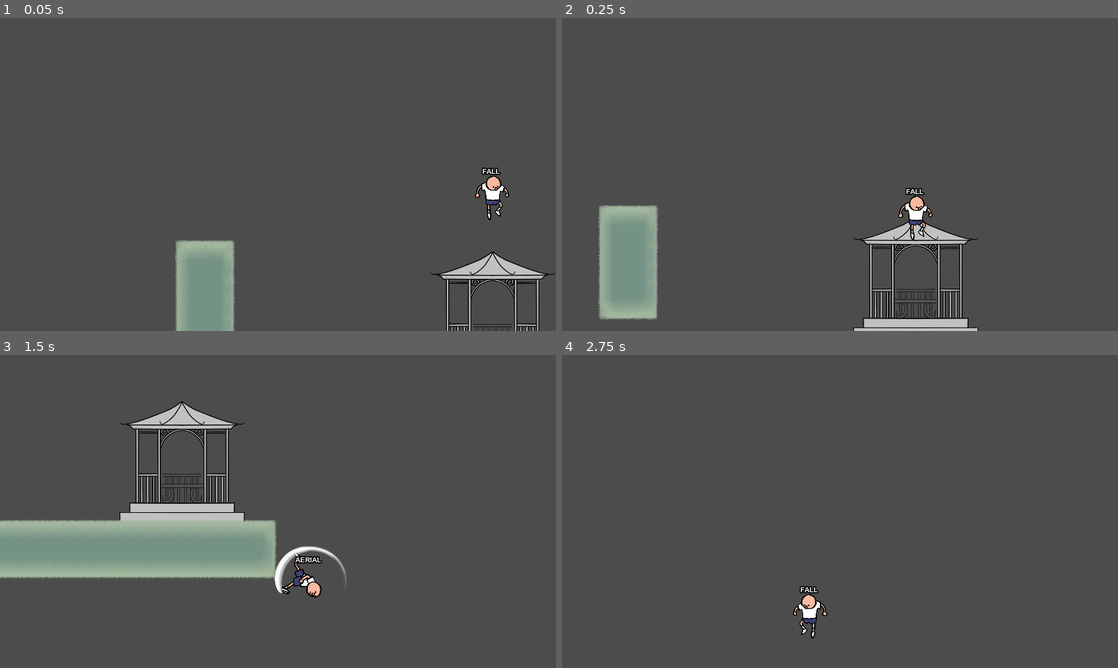
Above: before the commit, frames 1-4 (two rows, left to right).
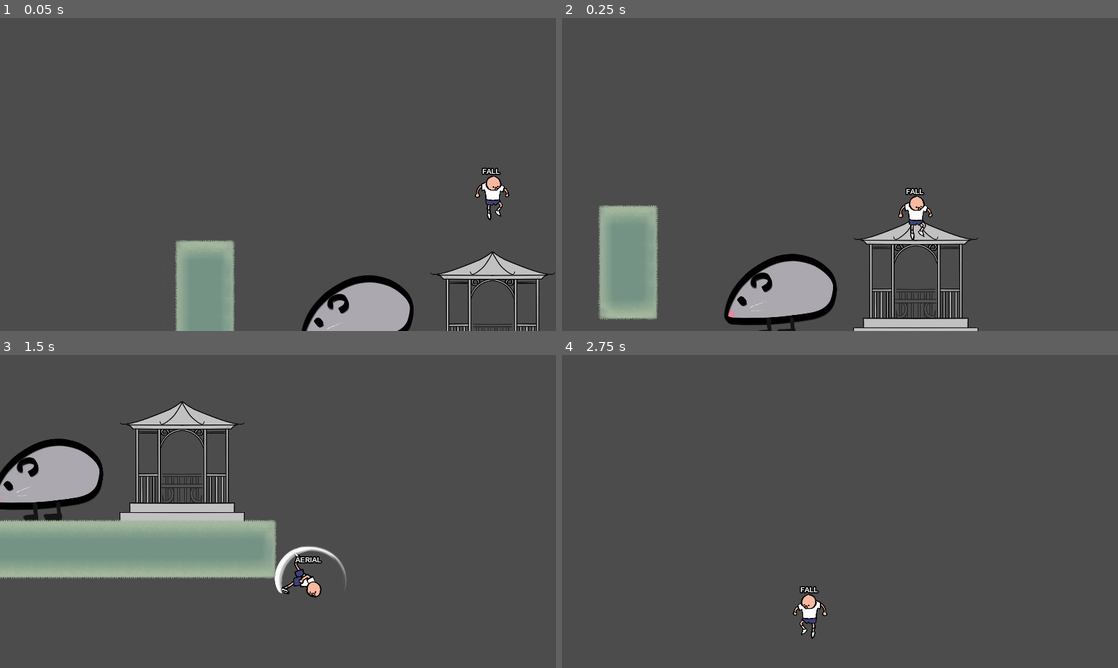
Above: after the commit, the same moments.

Repository: kevinpliang/POSY
Game: Godot game, scene res://game/Main.tscn
Two runs of this game, one before a commit and one after it. Both use one fixed random seed, a clock stepped at 60 frames per second and the inputs below.
Inputs:
- Up to frame 1 (0.05 s): no input
- Up to frame 2 (0.25 s): no input
- Up to frame 3 (1.5 s): hold Right (ui_right) from 0.53 s (still down); tap P (a) at 0.6, 1.35 s; tap Up (ui_up) at 0.77 s
- Up to frame 4 (2.75 s): tap Up (ui_up) at 1.52 s; release Right (ui_right) at 2.03 s; hold Left (ui_left) from 2.03 s (still down); tap P (a) at 2.1 s

The runs differ from the first frame. In frame 1, 2.8% of the frame differs, in the area x 54-75%, y 82-100%; in frame 2, 3.6%, in the area x 29-50%, y 75-100%; in frame 3, 3.5%; in frame 4, nothing differs.

Commit message:
kick initial hitbox

Diff:
--- a/characters/Zee.gd
+++ b/characters/Zee.gd
@@ -244,10 +244,10 @@
 
 func aerial() -> void:
 	aerial_cooldown = true
-	#$punch_hitbox/shape.disabled = false
+	$aerial_hitbox/shape.disabled = false
 	$aerial_timer.start()
 	yield($aerial_timer, "timeout")
-	#$punch_hitbox/shape.disabled = true
+	$aerial_hitbox/shape.disabled = true
 	# attack speed timer
 	yield(get_tree().create_timer(ATTACK_SPEED), "timeout")
 	aerial_cooldown = false
@@ -270,6 +270,12 @@
 		var hit_circles = Global.instance_node_at(hit_effect, impact_point, Global.main)
 		hit_circles.emitting = true
 
+func _on_aerial_hitbox_area_entered(area):
+	if area.is_in_group("enemy"):
+		var impact_point = $aerial_hitbox.global_position + Vector2(50, 0)
+		var hit_circles = Global.instance_node_at(hit_effect, impact_point, Global.main)
+		hit_circles.emitting = true
+
 func _on_punch_timer_timeout():
 	current_state = STATES.IDLE
 	$punch_timer.stop()
--- a/characters/Zee.tscn
+++ b/characters/Zee.tscn
@@ -28,74 +28,74 @@
 
 [sub_resource type="AtlasTexture" id=4]
 flags = 4
-atlas = ExtResource( 7 )
-region = Rect2( 0, 0, 450, 450 )
+atlas = ExtResource( 10 )
+region = Rect2( 0, 0, 750, 750 )
 
 [sub_resource type="AtlasTexture" id=5]
 flags = 4
+atlas = ExtResource( 10 )
+region = Rect2( 750, 0, 750, 750 )
+
+[sub_resource type="AtlasTexture" id=6]
+flags = 4
+atlas = ExtResource( 10 )
+region = Rect2( 1500, 0, 750, 750 )
+
+[sub_resource type="AtlasTexture" id=7]
+flags = 4
+atlas = ExtResource( 10 )
+region = Rect2( 2250, 0, 750, 750 )
+
+[sub_resource type="AtlasTexture" id=8]
+flags = 4
+atlas = ExtResource( 10 )
+region = Rect2( 3000, 0, 750, 750 )
+
+[sub_resource type="AtlasTexture" id=9]
+flags = 4
+atlas = ExtResource( 10 )
+region = Rect2( 3750, 0, 750, 750 )
+
+[sub_resource type="AtlasTexture" id=10]
+flags = 4
+atlas = ExtResource( 10 )
+region = Rect2( 4500, 0, 750, 750 )
+
+[sub_resource type="AtlasTexture" id=11]
+flags = 4
+atlas = ExtResource( 10 )
+region = Rect2( 5250, 0, 750, 750 )
+
+[sub_resource type="AtlasTexture" id=12]
+flags = 4
+atlas = ExtResource( 7 )
+region = Rect2( 0, 0, 450, 450 )
+
+[sub_resource type="AtlasTexture" id=13]
+flags = 4
 atlas = ExtResource( 7 )
 region = Rect2( 450, 0, 450, 450 )
 
-[sub_resource type="AtlasTexture" id=6]
+[sub_resource type="AtlasTexture" id=14]
 flags = 4
 atlas = ExtResource( 7 )
 region = Rect2( 900, 0, 450, 450 )
 
-[sub_resource type="AtlasTexture" id=7]
+[sub_resource type="AtlasTexture" id=15]
 flags = 4
 atlas = ExtResource( 7 )
 region = Rect2( 1350, 0, 450, 450 )
 
-[sub_resource type="AtlasTexture" id=8]
+[sub_resource type="AtlasTexture" id=16]
 flags = 4
 atlas = ExtResource( 7 )
 region = Rect2( 1800, 0, 450, 450 )
 
-[sub_resource type="AtlasTexture" id=9]
+[sub_resource type="AtlasTexture" id=17]
 flags = 4
 atlas = ExtResource( 7 )
 region = Rect2( 2250, 0, 450, 450 )
 
-[sub_resource type="AtlasTexture" id=10]
-flags = 4
-atlas = ExtResource( 10 )
-region = Rect2( 0, 0, 750, 750 )
-
-[sub_resource type="AtlasTexture" id=11]
-flags = 4
-atlas = ExtResource( 10 )
-region = Rect2( 750, 0, 750, 750 )
-
-[sub_resource type="AtlasTexture" id=12]
-flags = 4
-atlas = ExtResource( 10 )
-region = Rect2( 1500, 0, 750, 750 )
-
-[sub_resource type="AtlasTexture" id=13]
-flags = 4
-atlas = ExtResource( 10 )
-region = Rect2( 2250, 0, 750, 750 )
-
-[sub_resource type="AtlasTexture" id=14]
-flags = 4
-atlas = ExtResource( 10 )
-region = Rect2( 3000, 0, 750, 750 )
-
-[sub_resource type="AtlasTexture" id=15]
-flags = 4
-atlas = ExtResource( 10 )
-region = Rect2( 3750, 0, 750, 750 )
-
-[sub_resource type="AtlasTexture" id=16]
-flags = 4
-atlas = ExtResource( 10 )
-region = Rect2( 4500, 0, 750, 750 )
-
-[sub_resource type="AtlasTexture" id=17]
-flags = 4
-atlas = ExtResource( 10 )
-region = Rect2( 5250, 0, 750, 750 )
-
 [sub_resource type="AtlasTexture" id=18]
 flags = 4
 atlas = ExtResource( 2 )
@@ -118,67 +118,67 @@
 
 [sub_resource type="AtlasTexture" id=22]
 flags = 4
-atlas = ExtResource( 4 )
+atlas = ExtResource( 6 )
 region = Rect2( 0, 0, 450, 450 )
 
 [sub_resource type="AtlasTexture" id=23]
 flags = 4
 atlas = ExtResource( 4 )
+region = Rect2( 0, 0, 450, 450 )
+
+[sub_resource type="AtlasTexture" id=24]
+flags = 4
+atlas = ExtResource( 4 )
 region = Rect2( 900, 0, 450, 450 )
 
-[sub_resource type="AtlasTexture" id=24]
+[sub_resource type="AtlasTexture" id=25]
 flags = 4
 atlas = ExtResource( 4 )
 region = Rect2( 450, 0, 450, 450 )
 
-[sub_resource type="AtlasTexture" id=25]
+[sub_resource type="AtlasTexture" id=26]
 flags = 4
 atlas = ExtResource( 4 )
 region = Rect2( 1350, 0, 450, 450 )
 
-[sub_resource type="AtlasTexture" id=26]
+[sub_resource type="AtlasTexture" id=27]
 flags = 4
 atlas = ExtResource( 4 )
 region = Rect2( 2250, 0, 450, 450 )
 
-[sub_resource type="AtlasTexture" id=27]
+[sub_resource type="AtlasTexture" id=28]
 flags = 4
 atlas = ExtResource( 4 )
 region = Rect2( 3150, 0, 450, 450 )
 
-[sub_resource type="AtlasTexture" id=28]
+[sub_resource type="AtlasTexture" id=29]
 flags = 4
 atlas = ExtResource( 4 )
 region = Rect2( 4050, 0, 450, 450 )
 
-[sub_resource type="AtlasTexture" id=29]
+[sub_resource type="AtlasTexture" id=30]
 flags = 4
 atlas = ExtResource( 4 )
 region = Rect2( 4950, 0, 450, 450 )
 
-[sub_resource type="AtlasTexture" id=30]
+[sub_resource type="AtlasTexture" id=31]
 flags = 4
 atlas = ExtResource( 4 )
 region = Rect2( 5850, 0, 450, 450 )
 
-[sub_resource type="AtlasTexture" id=31]
+[sub_resource type="AtlasTexture" id=32]
 flags = 4
 atlas = ExtResource( 4 )
 region = Rect2( 6750, 0, 450, 450 )
 
-[sub_resource type="AtlasTexture" id=32]
+[sub_resource type="AtlasTexture" id=33]
 flags = 4
 atlas = ExtResource( 4 )
 region = Rect2( 7650, 0, 450, 450 )
 
-[sub_resource type="AtlasTexture" id=33]
+[sub_resource type="AtlasTexture" id=34]
 flags = 4
 atlas = ExtResource( 5 )
-region = Rect2( 0, 0, 450, 450 )
-
-[sub_resource type="AtlasTexture" id=34]
-flags = 4
-atlas = ExtResource( 6 )
 region = Rect2( 0, 0, 450, 450 )
 
 [sub_resource type="AtlasTexture" id=35]
@@ -198,58 +198,61 @@
 "name": "idle",
 "speed": 5.0
 }, {
-"frames": [ SubResource( 4 ), SubResource( 5 ), SubResource( 6 ), SubResource( 7 ), SubResource( 8 ), SubResource( 9 ) ],
+"frames": [ SubResource( 4 ), SubResource( 5 ), SubResource( 6 ), SubResource( 7 ), SubResource( 8 ), SubResource( 9 ), SubResource( 10 ), SubResource( 11 ) ],
+"loop": false,
+"name": "aerial",
+"speed": 30.0
+}, {
+"frames": [ SubResource( 12 ), SubResource( 13 ), SubResource( 14 ), SubResource( 15 ), SubResource( 16 ), SubResource( 17 ) ],
 "loop": false,
 "name": "punch",
 "speed": 25.0
 }, {
-"frames": [ SubResource( 10 ), SubResource( 11 ), SubResource( 12 ), SubResource( 13 ), SubResource( 14 ), SubResource( 15 ), SubResource( 16 ), SubResource( 17 ) ],
-"loop": false,
-"name": "aerial",
-"speed": 30.0
-}, {
 "frames": [ SubResource( 18 ), SubResource( 19 ), SubResource( 20 ), SubResource( 21 ) ],
 "loop": true,
 "name": "walk",
 "speed": 8.0
 }, {
-"frames": [ SubResource( 22 ), SubResource( 23 ), SubResource( 24 ), SubResource( 25 ), SubResource( 26 ), SubResource( 27 ), SubResource( 28 ), SubResource( 29 ), SubResource( 30 ), SubResource( 31 ), SubResource( 32 ) ],
+"frames": [ SubResource( 22 ) ],
+"loop": true,
+"name": "crouch",
+"speed": 5.0
+}, {
+"frames": [ SubResource( 23 ), SubResource( 24 ), SubResource( 25 ), SubResource( 26 ), SubResource( 27 ), SubResource( 28 ), SubResource( 29 ), SubResource( 30 ), SubResource( 31 ), SubResource( 32 ), SubResource( 33 ) ],
 "loop": true,
 "name": "double_jump",
 "speed": 35.0
 }, {
-"frames": [ SubResource( 33 ) ],
+"frames": [ SubResource( 34 ) ],
 "loop": true,
 "name": "fall",
 "speed": 1.0
 }, {
-"frames": [ SubResource( 34 ) ],
-"loop": true,
-"name": "crouch",
-"speed": 5.0
+"frames": [  ],
+"loop": false,
+"name": "long_jump",
+"speed": 10.0
 }, {
 "frames": [ SubResource( 35 ), SubResource( 36 ) ],
 "loop": false,
 "name": "straight_jump",
 "speed": 10.0
-}, {
-"frames": [  ],
-"loop": false,
-"name": "long_jump",
-"speed": 10.0
 } ]
 
 [sub_resource type="CapsuleShape2D" id=38]
 radius = 53.3571
 height = 129.131
 
-[sub_resource type="RectangleShape2D" id=39]
+[sub_resource type="CircleShape2D" id=39]
+radius = 126.565
+
+[sub_resource type="RectangleShape2D" id=40]
 extents = Vector2( 26.2174, 66.2509 )
 
-[sub_resource type="CircleShape2D" id=40]
+[sub_resource type="CircleShape2D" id=41]
 radius = 27.0046
 
-[sub_resource type="DynamicFont" id=41]
+[sub_resource type="DynamicFont" id=42]
 size = 25
 outline_size = 4
 outline_color = Color( 0, 0, 0, 1 )
@@ -261,7 +264,8 @@
 [node name="sprite" type="AnimatedSprite" parent="."]
 scale = Vector2( 0.5, 0.5 )
 frames = SubResource( 37 )
-animation = "idle"
+animation = "aerial"
+frame = 3
 
 [node name="punch_hitbox" type="Area2D" parent="." groups=[
 "enemy_damager",
@@ -274,15 +278,24 @@
 shape = SubResource( 38 )
 disabled = true
 
+[node name="aerial_hitbox" type="Area2D" parent="." groups=[
+"enemy_damager",
+]]
+
+[node name="shape" type="CollisionShape2D" parent="aerial_hitbox"]
+position = Vector2( 4.23782, -26.4866 )
+shape = SubResource( 39 )
+disabled = true
+
 [node name="collision_box" type="CollisionShape2D" parent="."]
 position = Vector2( -1.87289, 3.28711 )
-shape = SubResource( 39 )
+shape = SubResource( 40 )
 
 [node name="hurtbox" type="Area2D" parent="."]
 
 [node name="shape" type="CollisionShape2D" parent="hurtbox"]
 position = Vector2( -0.648651, -6.81618 )
-shape = SubResource( 40 )
+shape = SubResource( 41 )
 
 [node name="feetcast" type="RayCast2D" parent="."]
 position = Vector2( 0, 55 )
@@ -341,6 +354,7 @@
 wait_time = 0.3
 
 [connection signal="area_entered" from="punch_hitbox" to="." method="_on_punch_hitbox_area_entered"]
+[connection signal="area_entered" from="aerial_hitbox" to="." method="_on_aerial_hitbox_area_entered"]
 [connection signal="area_entered" from="hurtbox" to="." method="_on_hurtbox_area_entered"]
 [connection signal="timeout" from="punch_timer" to="." method="_on_punch_timer_timeout"]
 [connection signal="timeout" from="aerial_timer" to="." method="_on_aerial_timer_timeout"]
--- a/characters/enemies/Love_bat.gd
+++ b/characters/enemies/Love_bat.gd
@@ -7,6 +7,7 @@
 var vel = Vector2(300, 0)
 var speed = 800
 var time = 0
+var health = 100
 
 # for cosine movement
 var freq = 5
@@ -36,3 +37,10 @@
 
 func _on_fire_rate_timeout():
 	shoot()
+
+func _on_hitbox_area_entered(area):
+	health -= 10
+	if health <= 0:
+		queue_free()
+	if area.is_in_group("enemy_damager"):
+		print("ouch!")
--- a/characters/enemies/Love_bat.tscn
+++ b/characters/enemies/Love_bat.tscn
@@ -41,6 +41,7 @@
 [node name="sprite" type="AnimatedSprite" parent="."]
 scale = Vector2( 0.5, 0.5 )
 frames = SubResource( 4 )
+frame = 1
 playing = true
 
 [node name="hitbox" type="Area2D" parent="sprite"]
@@ -49,7 +50,7 @@
 position = Vector2( -6.60712, 8.49487 )
 shape = SubResource( 5 )
 
-[node name="hitbox_shape2" type="CollisionShape2D" parent="."]
+[node name="hurtbox2" type="CollisionShape2D" parent="."]
 position = Vector2( -3.30356, 4.24744 )
 scale = Vector2( 0.5, 0.5 )
 shape = SubResource( 5 )
@@ -58,4 +59,5 @@
 wait_time = 1.5
 autostart = true
 
+[connection signal="area_entered" from="sprite/hitbox" to="." method="_on_hitbox_area_entered"]
 [connection signal="timeout" from="fire_rate" to="." method="_on_fire_rate_timeout"]
--- a/game/Main.gd
+++ b/game/Main.gd
@@ -11,11 +11,12 @@
 func _ready():
 	Global.main = self;
 	# OS.window_maximized = true
-	Global.instance_node_at(Zee, Vector2(960,100),self);
-	#Global.instance_node_at(Bat, Vector2(100,300), self)
-	#Global.instance_node_at(Rat, Vector2(1500, 500), self)
+
 	#Global.instance_node(Test_stage, self);
 	Global.instance_node(Nobel, self);
 
+	Global.instance_node_at(Zee, Vector2(960,100),self);
+	Global.instance_node_at(Rat, Vector2(500, 500), self)
+
 func _process(_delta):
 	pass
Not shown: 2 places in characters/Zee.tscn that only renumber resources
